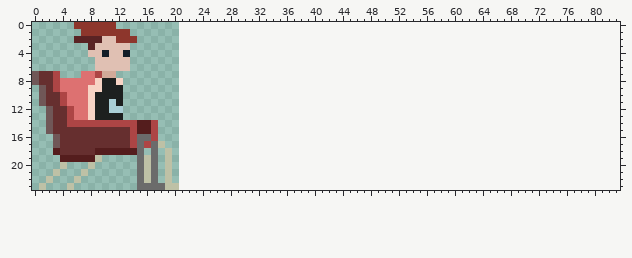
Sprite sheet, stored at assets/images/poptwink.png. Above: the version before the commit.
The file is 21x24 pixels. The old version is drawn lined up with the new one, on the new canvas.
After the commit:
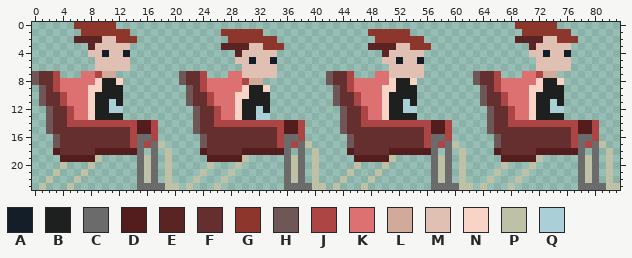
Palette (. is transparent): A #131e29  B #1d201f  C #6b6b6b  D #541d1d  E #5a2324  F #662f2f  G #8d362c  H #705757  J #ad4545  K #dd7171  L #d2aa99  M #e0c0b3  N #f7d4c5  P #bec1a6  Q #aacfd6
From old to new:
canvas 21x24 -> 84x24
@@ x 0..83 @@
- 0 ......GGGGGG........................................................................
- 1 .......GGGGGGG......................................................................
- 2 ......EEEEMMGGG.....................................................................
- 3 ........EMMMMM......................................................................
- 4 ........MMAMMA......................................................................
- 5 .........MMMMM......................................................................
- 6 .........MMMMM......................................................................
- 7 HFFJ...KKJLL........................................................................
- 8 HFFJKKKKKNBBN.......................................................................
- 9 .HFJKKKKNNBBB.......................................................................
-10 .HFFJKKKNBBBB.......................................................................
-11 .HFFJKKKNBBQB.......................................................................
-12 ..HFFJKKNBBQQ.......................................................................
-13 ..HFFJKKNBBBB.......................................................................
-14 ..HFFJJJJJJJJJJDDJ..................................................................
-15 ..HFFFFFFFFFFFJDDJ..................................................................
-16 ...HFFFFFFFFFFJCCJ..................................................................
-17 ...HFFFFFFFFFFJCJCP.................................................................
-18 ...DFFFFFDDDDDDC.C.P................................................................
-19 ....DDDDDP.....CPC.P................................................................
-20 ....P...P......CPC.P................................................................
-21 ...P...P.......CPC.P................................................................
-22 ..P...P........CPC.P................................................................
-23 .P...P.........CCCCPP...............................................................
+ 0 ......GGGGGG.........................................................GGGGGG.........
+ 1 .......GGGGGGG.............GGGGGG...............GGGGGG................GGGGGGG.......
+ 2 ......EEEEMMGGG.............GGGGGGG..............GGGGGGG.............EEEEMMGGG......
+ 3 ........EMMMMM.............EEEEMMGGG............EEEEMMGGG..............EMMMMM.......
+ 4 ........MMAMMA...............EMMMMM...............EMMMMM...............MMAMMA.......
+ 5 .........MMMMM...............MMAMMA...............MMAMMA................MMMMM.......
+ 6 .........MMMMM................MMMMM................MMMMM................MMMMM.......
+ 7 HFFJ...KKJLL.........HFFJ...KKMMMMM.......HFFJ...KKMMMMM.......HFFJ...KKJLL.........
+ 8 HFFJKKKKKNBBN........HFFJKKKKKJLL.........HFFJKKKKKNBBN........HFFJKKKKKNBBN........
+ 9 .HFJKKKKNNBBB.........HFJKKKKKNBBN.........HFJKKKKNNBBB.........HFJKKKKNNBBB........
+10 .HFFJKKKNBBBB.........HFFJKKKNNBBB.........HFFJKKKNBBBB.........HFFJKKKNBBBB........
+11 .HFFJKKKNBBQB.........HFFJKKKNBBBB.........HFFJKKKNBBQB.........HFFJKKKNBBQB........
+12 ..HFFJKKNBBQQ..........HFFJKKNBBQB..........HFFJKKNBBQQ..........HFFJKKNBBQQ........
+13 ..HFFJKKNBBBB..........HFFJKKNBBQQ..........HFFJKKNBBBB..........HFFJKKNBBBB........
+14 ..HFFJJJJJJJJJJDDJ.....HFFJJJJJJJJJJDDJ.....HFFJJJJJJJJJJDDJ.....HFFJJJJJJJJJJDDJ...
+15 ..HFFFFFFFFFFFJDDJ.....HFFFFFFFFFFFJDDJ.....HFFFFFFFFFFFJDDJ.....HFFFFFFFFFFFJDDJ...
+16 ...HFFFFFFFFFFJCCJ......HFFFFFFFFFFJCCJ......HFFFFFFFFFFJCCJ......HFFFFFFFFFFJCCJ...
+17 ...HFFFFFFFFFFJCJCP.....HFFFFFFFFFFJCJCP.....HFFFFFFFFFFJCJCP.....HFFFFFFFFFFJCJCP..
+18 ...DFFFFFDDDDDDC.C.P....DFFFFFDDDDDDC.C.P....DFFFFFDDDDDDC.C.P....DFFFFFDDDDDDC.C.P.
+19 ....DDDDDP.....CPC.P.....DDDDDP.....CPC.P.....DDDDDP.....CPC.P.....DDDDDP.....CPC.P.
+20 ....P...P......CPC.P.....P...P......CPC.P.....P...P......CPC.P.....P...P......CPC.P.
+21 ...P...P.......CPC.P....P...P.......CPC.P....P...P.......CPC.P....P...P.......CPC.P.
+22 ..P...P........CPC.P...P...P........CPC.P...P...P........CPC.P...P...P........CPC.P.
+23 .P...P.........CCCCPP.P...P.........CCCCPP.P...P.........CCCCPP.P...P.........CCCCPP
Changed places in both pictures, as pixel boxes (x1, y1, x2, y2):
added: (179, 22, 620, 190)
